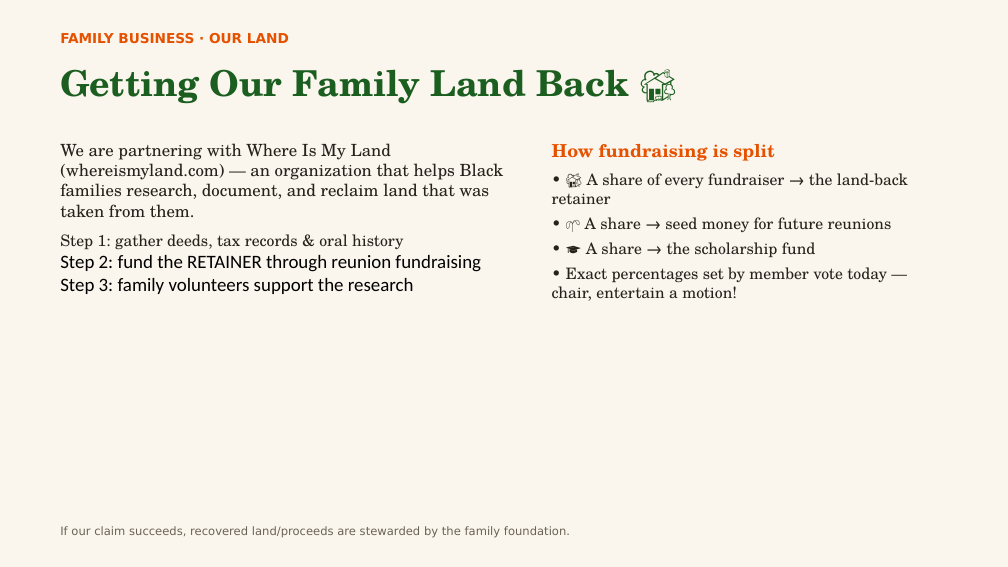
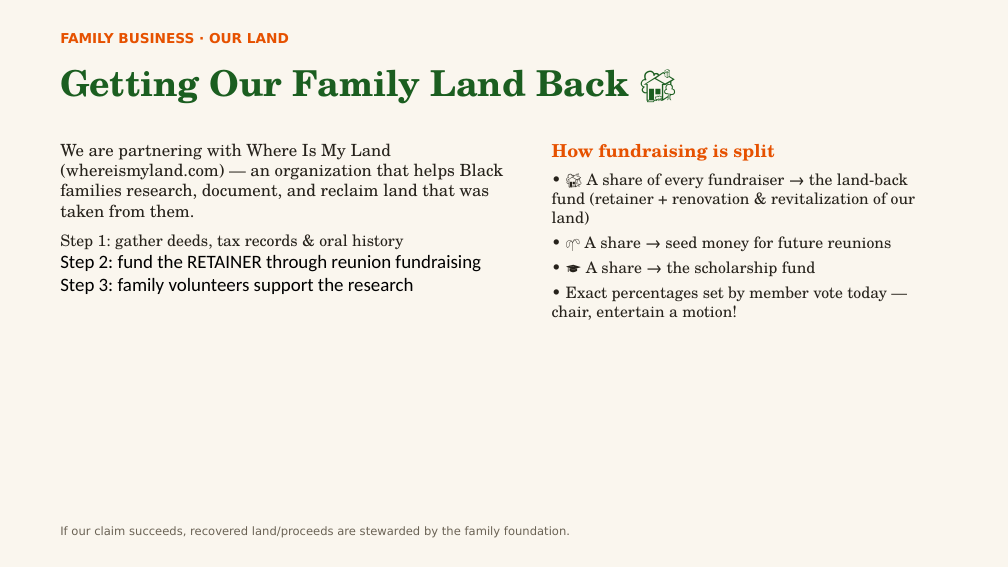
Before and after one commit to MEG-agt25/Family-Reunion, a slide deck: slide 22 of presentation/Harris-Nelson-Reunion-2026.pptx (slide 21 before the commit). Drawn at 1008x567 pixels with LibreOffice and Linux fonts; fonts in the diff are those of the drawing. Boxes give left, top, right and bottom in pixels: in the first picture for what was removed or moved away, otherwise in the second. Text is boxed around its words. In the diff, an @@ line names an element or a change of style, - is before the commit and + after.

```diff
--- a/presentation/Harris-Nelson-Reunion-2026.pptx
+++ b/presentation/Harris-Nelson-Reunion-2026.pptx
@@ text at [552,173,915,225]: text changed @@
-• 🏡 A share of every fundraiser → the land-back retainer
+• 🏡 A share of every fundraiser → the land-back fund (retainer + renovation & revitalization of our land)
```
Also in this commit, not shown: 2 other slides changed, 2 slides added, 9 other files.
